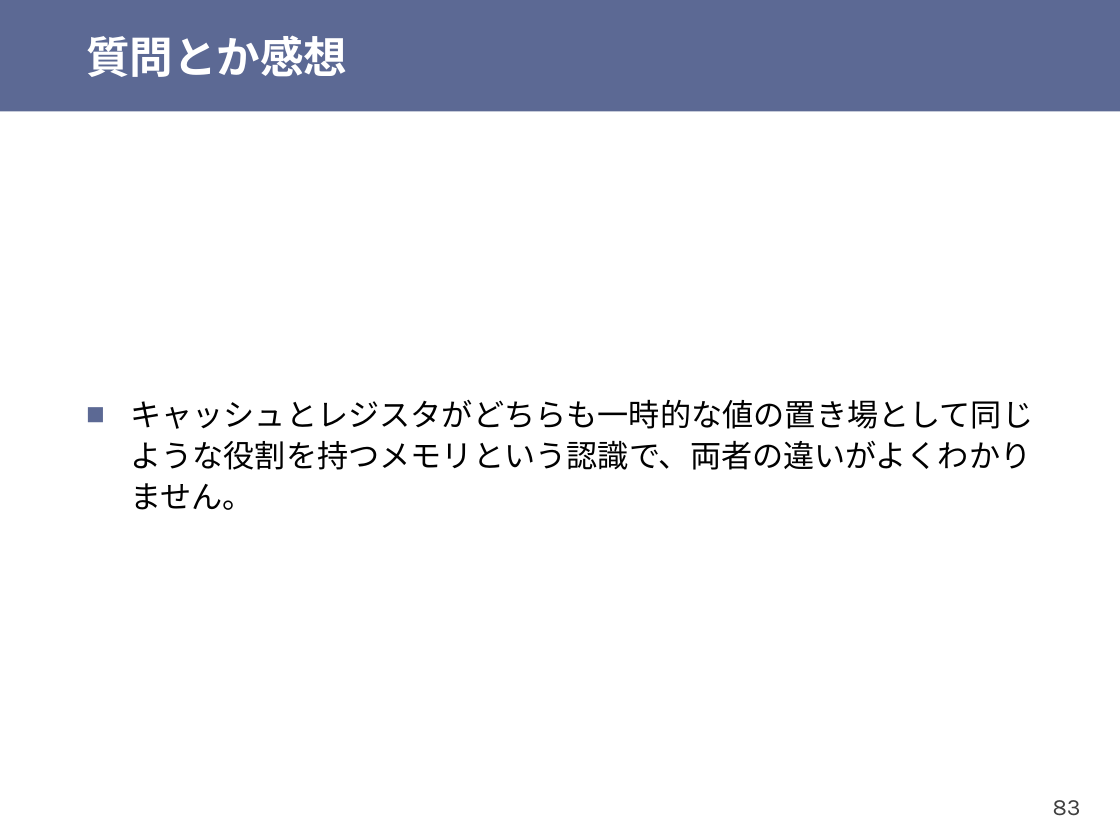
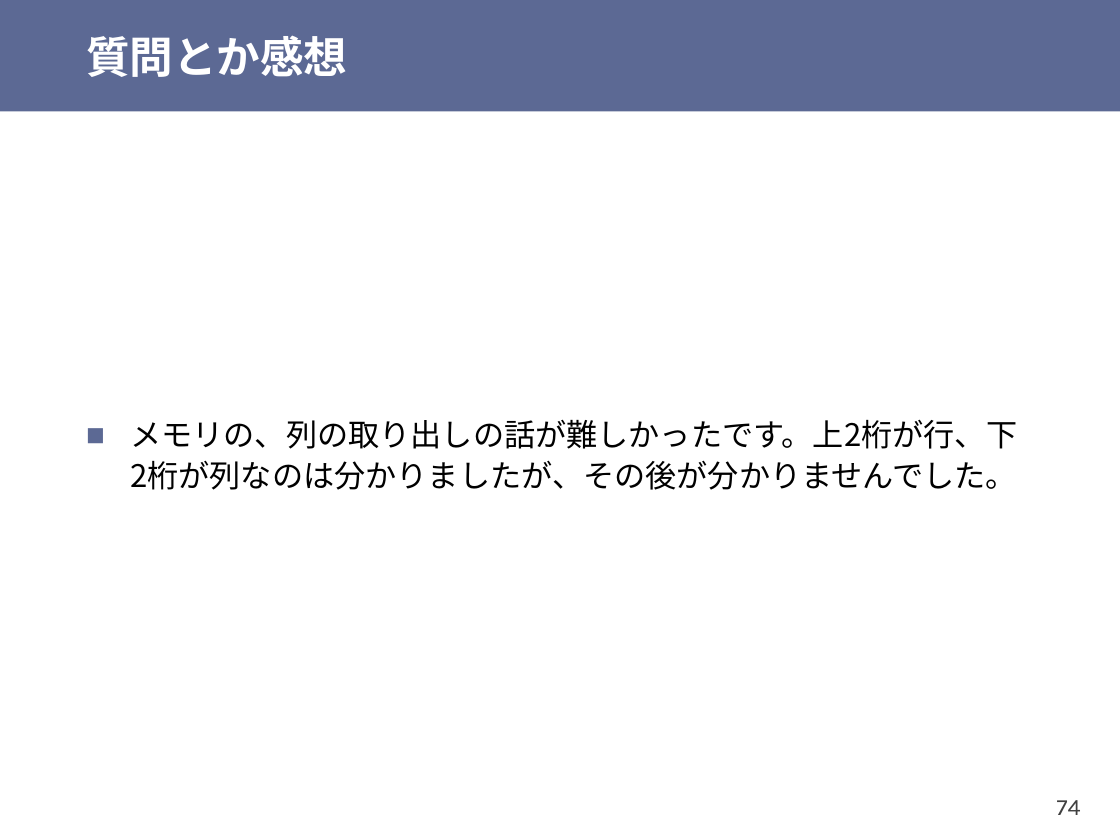
Before and after one commit to shioyadan/otya-computer-architecture-i, a slide deck: slide 74 of cai-shioya-10.pptx (slide 83 before the commit). Drawn at 1120x840 pixels with LibreOffice and Linux fonts; fonts in the diff are those of the drawing. Boxes give left, top, right and bottom in pixels: in the first picture for what was removed or moved away, otherwise in the second. Text is boxed around its words. In the diff, an @@ line names an element or a change of style, - is before the commit and + after.

```diff
--- a/cai-shioya-10.pptx
+++ b/cai-shioya-10.pptx
@@ text at box(130, 419, 1017, 490): text changed @@
-■ キャッシュとレジスタがどちらも一時的な値の置き場として同じような役割を持つメモリという認識で、両者の違いがよくわかりません。
+■ メモリの、列の取り出しの話が難しかったです。上2桁が行、下2桁が列なのは分かりましたが、その後が分かりませんでした。
@@ page number at box(1057, 800, 1081, 815): text changed @@
-83
+74
```
Also in this commit, not shown: 25 other slides changed, 2 slides added, 25 slides removed, 1 other file.
